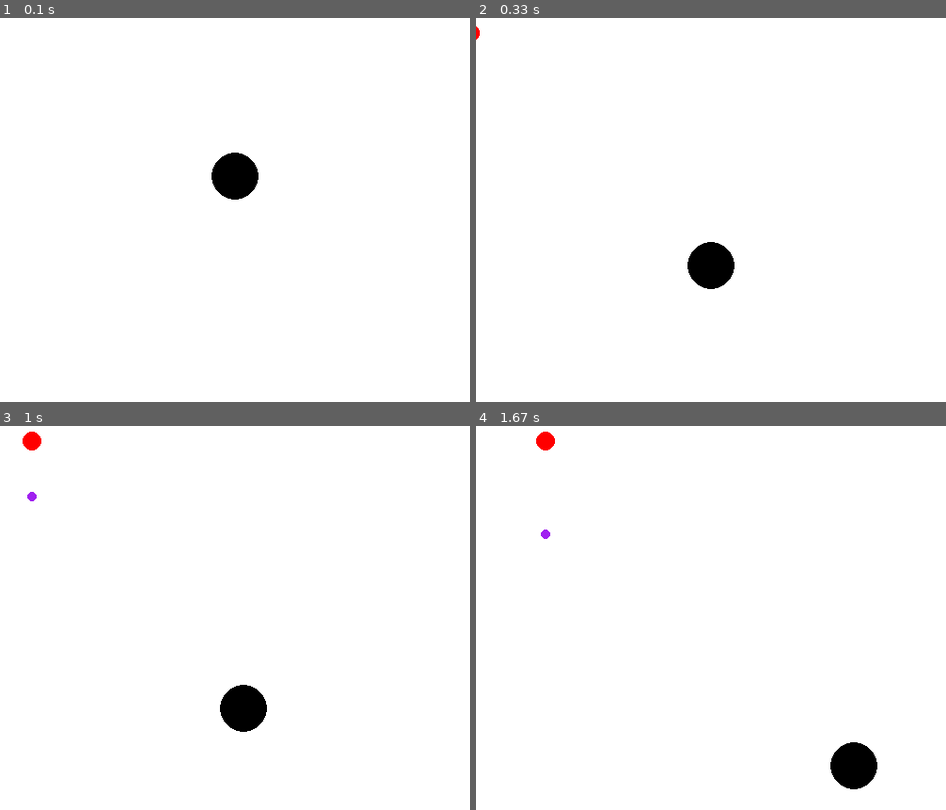
Above: before the commit, frames 1-4 (two rows, left to right).
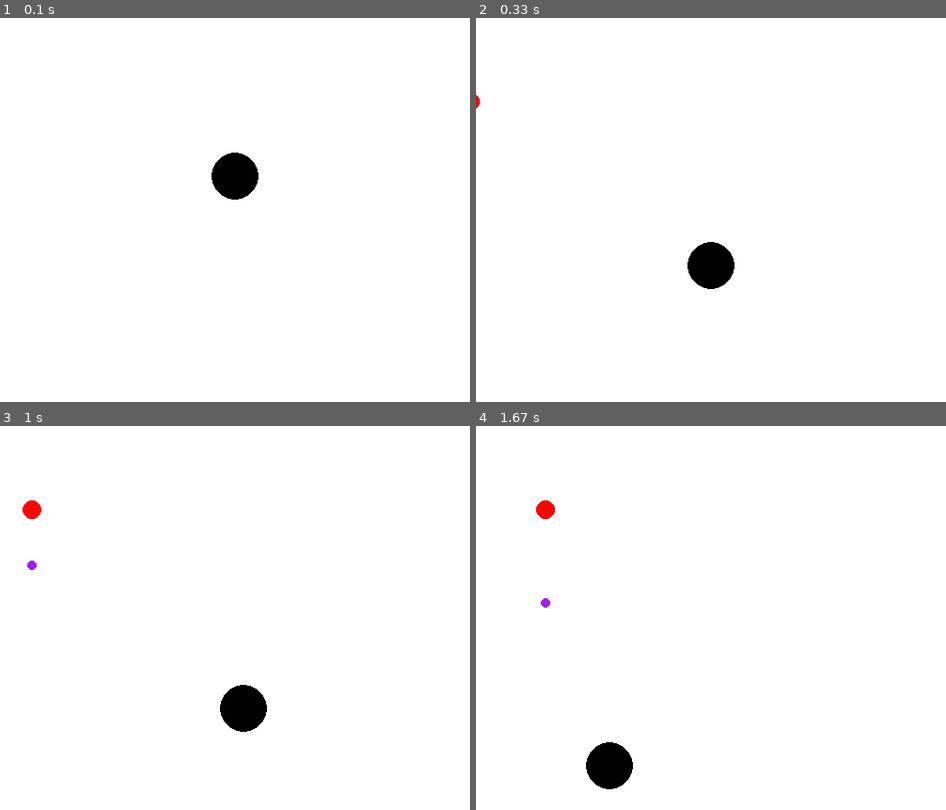
Above: after the commit, the same moments.

Repository: GraemeChestnut/PygameIDK
Game: pygame game, started from GravitySimulation.py
Same seed, same stepped clock (60 frames per second), same inputs: the game is played once before the commit and once after it.
Inputs:
- Up to frame 1 (0.1 s): no input
- Up to frame 2 (0.33 s): no input
- Up to frame 3 (1 s): tap D at 0.33 s; tap A at 0.67 s
- Up to frame 4 (1.67 s): hold Right 1-1.47 s; hold D 1-1.47 s; tap Space at 1.07, 1.37, 1.57 s; hold Right from 1.5 s (still down); hold D from 1.5 s (still down)

Frame 1 is identical in both runs. In frame 2, less than 0.1% of the frame differs, in the area x 0-1%, y 2-24%; in frame 3, 0.4%; in frame 4, 2.3%, in the area x 12-86%, y 1-95%.

Commit message:
made all player variables into an object. just cleaned things up

Diff:
--- a/GravitySimulation.py
+++ b/GravitySimulation.py
@@ -10,16 +10,19 @@
 running = True
 
 ####### PLAYER VARIABLES ########
-color = "black"
-radius = 25
 
-x, y = SCREEN_SIZE/2 , SCREEN_SIZE/2    # middle of the screen
-dy = 0  # vertical speed, starts at 0 since circle is not moving
-dx = 0
-gravity = 0.5 # gravity multipler
-damping = 0.7 # damping for bounce, when ball bounce it doesn't bounce back as high
-acceleration = 0.5
-friction = 0.05
+class Player():
+    def __init__(self):
+        self.color = "black"
+        self.radius = 25
+        self.x = SCREEN_SIZE/2
+        self.y = SCREEN_SIZE/2    # middle of the screen
+        self.dy = 0  # vertical speed, starts at 0 since circle is not moving
+        self.dx = 0
+        self.gravity = 0.5 # gravity multipler
+        self.damping = 0.7 # damping for bounce, when ball bounce it doesn't bounce back as high
+        self.acceleration = 0.5
+        self.friction = 0.05
 
 class Enemy():
     def __init__(self, x, y):
@@ -28,8 +31,9 @@
         self.radius = 10
         self.color = "red"
 
+player = Player()
+enemy = Enemy(0 - player.radius, random.randint(player.radius, 450) + player.radius)
 
-enemy = Enemy(0 - radius, random.randint(radius, 450) + radius)
 bulletY = enemy.y
 
 while running:
@@ -45,40 +49,40 @@
     screen.fill("white")
 
     # RENDER YOUR GAME HERE
-    dy += gravity # increase y down force by gravity
-    y += dy # updates y position
+    player.dy += player.gravity # increase y down force by gravity
+    player.y += player.dy # updates y position
 
-    x += dx
+    player.x += player.dx
 
     if keys[pygame.K_d]:
-        dx += acceleration
+        player.dx += player.acceleration
     if keys[pygame.K_a]:
-        dx -= acceleration
+        player.dx -= player.acceleration
 
 
     # checks for colision with the ground
-    if (y + radius > SCREEN_SIZE):
-        y = SCREEN_SIZE - radius
-        dy = -dy * damping
-    if (y - radius < 0):
-        y = radius
-        dy = -(dy * damping)
-    if (x + radius > SCREEN_SIZE):
-        x = SCREEN_SIZE - radius
-        dx = -dx * damping
-    if (x - radius < 0):
-        x = radius
-        dx = -(dx * damping)
+    if (player.y + player.radius > SCREEN_SIZE):
+        player.y = SCREEN_SIZE - player.radius
+        player.dy = -player.dy * player.damping
+    if (player.y - player.radius < 0):
+        player.y = player.radius
+        player.dy = -(player.dy * player.damping)
+    if (player.x + player.radius > SCREEN_SIZE):
+        player.x = SCREEN_SIZE - player.radius
+        player.dx = -player.x * player.damping
+    if (player.x - player.radius < 0):
+        player.x = player.radius
+        player.dx = -(player.dx * player.damping)
 
     if not keys[pygame.K_LEFT] and not keys[pygame.K_RIGHT]:
-        if dx > 0:
-            dx -= friction
-            if dx < 0:
-                dx = 0
-        elif dx < 0:
-            dx += friction
-            if dx > 0:
-                dx = 0
+        if player.dx > 0:
+            player.dx -= player.friction
+            if player.dx < 0:
+                player.dx = 0
+        elif player.dx < 0:
+            player.dx += player.friction
+            if player.dx > 0:
+                player.dx = 0
 
 
     bullet = pygame.draw.circle(screen, "purple", (enemy.x, bulletY), 5)
@@ -88,12 +92,12 @@
     ##### DRAW SPRITES #####
     pygame.draw.circle(screen, enemy.color, (enemy.x, enemy.y), enemy.radius)
     enemy.x += 1
-    pygame.draw.circle(screen, color, (x, y), radius)
+    pygame.draw.circle(screen, player.color, (player.x, player.y), player.radius)
 
 
     if keys[pygame.K_SPACE]:
         #y -= 10
-        dy -= gravity*1.5
+        player.dy -= player.gravity*1.5
 
     # flip() the display to put your work on screen
     pygame.display.flip()
